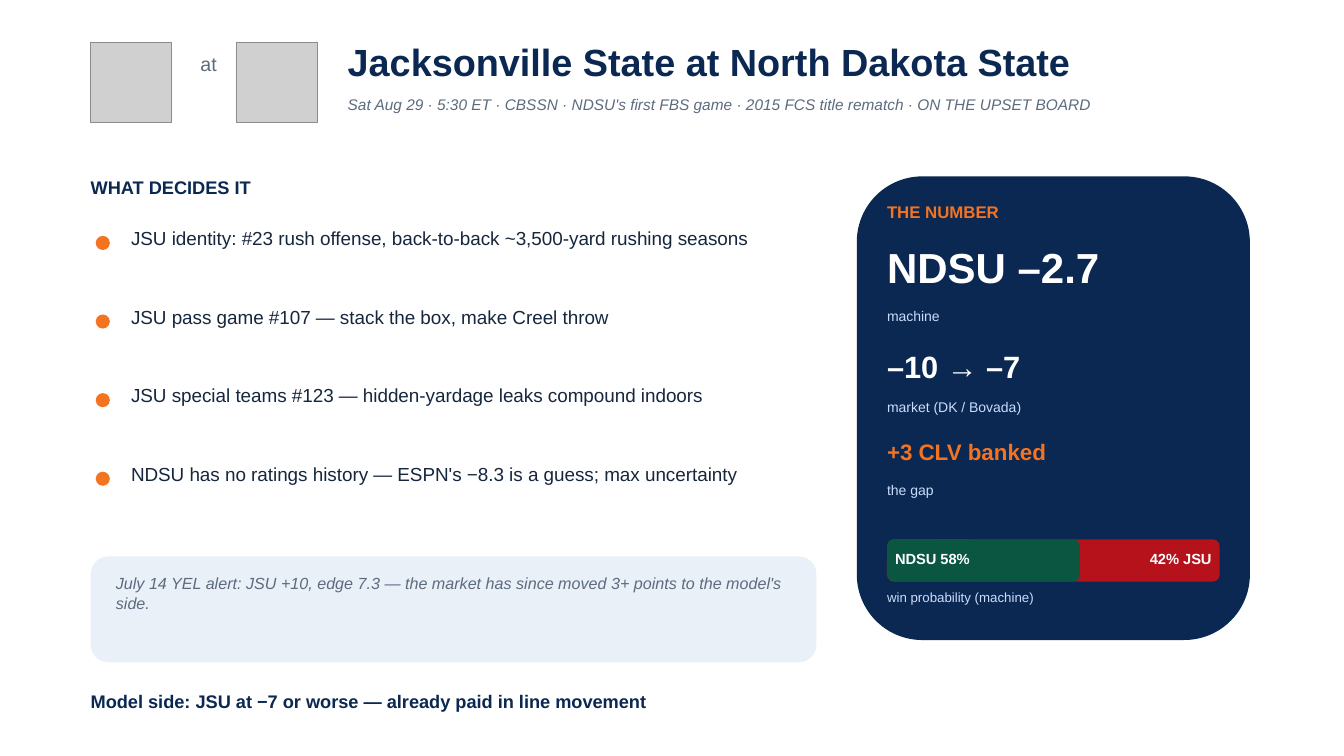
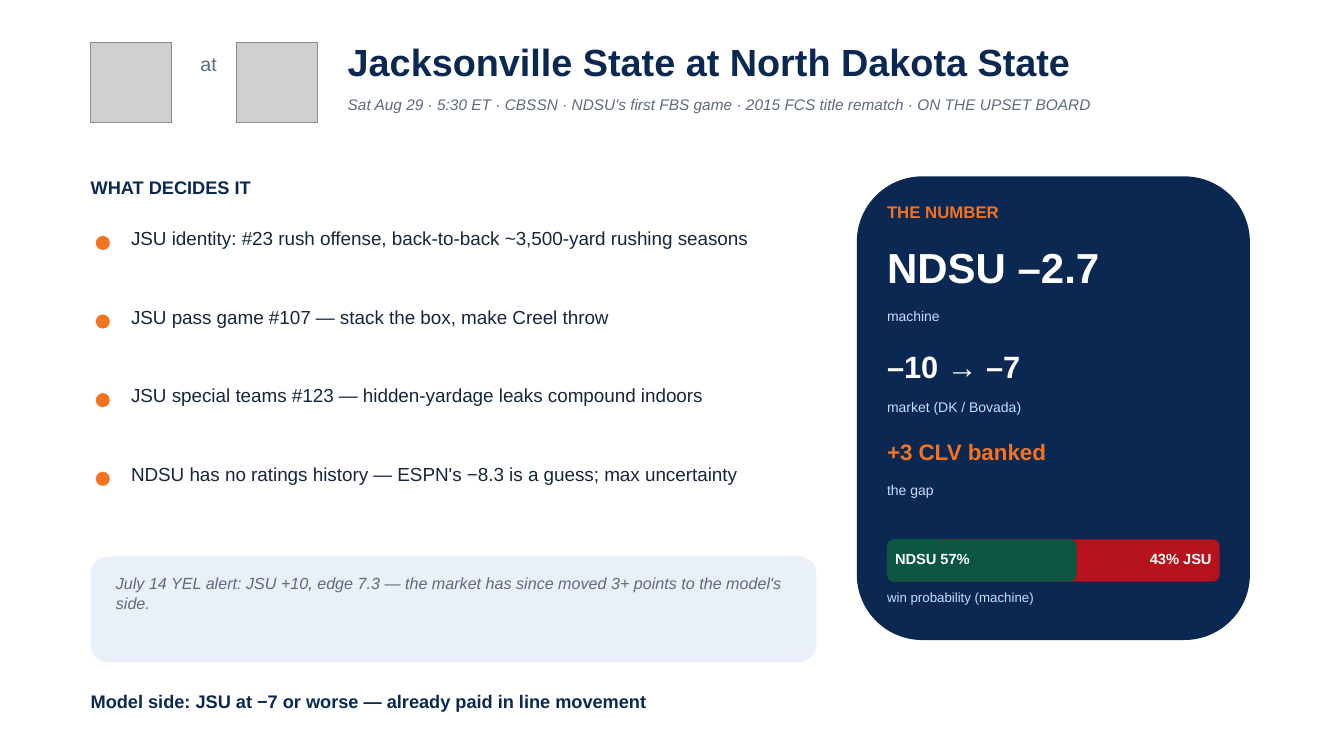
Before and after one commit to lucasalvarezflorida-lab/ncaa-fbs-analytics, a slide deck: slide 6 of decks/2026_Week0_Episode1.pptx. Drawn at 1344x756 pixels with LibreOffice and Linux fonts; fonts in the diff are those of the drawing; grey boxes stand for pictures. Boxes give left, top, right and bottom in pixels: in the first picture for what was removed or moved away, otherwise in the second. Text is boxed around its words. In the diff, an @@ line names an element or a change of style, - is before the commit and + after.

```diff
--- a/decks/2026_Week0_Episode1.pptx
+++ b/decks/2026_Week0_Episode1.pptx
@@ text at bbox=[895, 553, 969, 564]: text changed @@
-NDSU 58%
+NDSU 57%
@@ text at bbox=[1150, 553, 1211, 564]: text changed @@
-42% JSU
+43% JSU
```
Also in this commit, not shown: 2 other slides changed, 10 other files.
